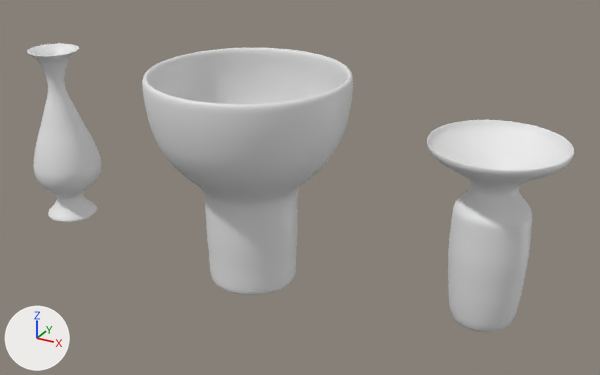
Renders of the Blender file Assets/blenderdamine/vaasid.blend from each side of a commit.
Before and after are seen from a 50 mm lens placed at (21.84, -21.89, 13.9), pointed at (9.48, 0.6, 2.65). The axes (+X, +Y, +Z) are drawn at lower left. The lights are the same throughout.
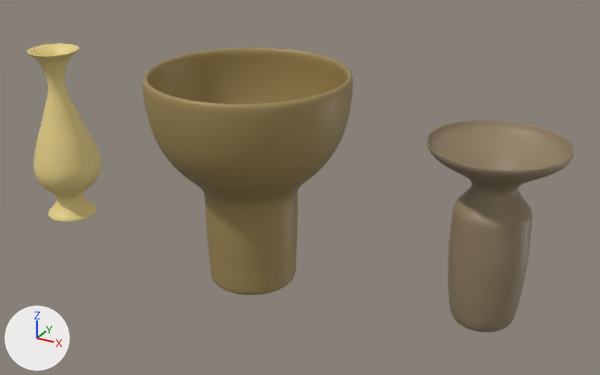
Location of each change, (x1, y1, x2, y2) in pixels of the pictures (600 x 375 px):
'Circle.001', recoloured (grey to brown)
    both: (142, 48, 353, 295)
'Cylinder', recoloured (white to brown)
    both: (427, 120, 574, 332)
'Circle', recoloured (grey to yellow)
    both: (27, 43, 102, 222)

Diff of the bpy script that builds the scene:
```diff
--- a/Assets/blenderdamine/vaasid.blend.py
+++ b/Assets/blenderdamine/vaasid.blend.py
@@ mat_material_002 @@
+mat_material_002 = principled_material('Material.002')
+mat_material_002.base_color = (0.288, 0.217, 0.13)  # brown #928065
@@ mat_material_001 @@
+mat_material_001 = principled_material('Material.001')
+mat_material_001.base_color = (0.346, 0.248, 0.0884)  # brown #9f8854
@@ mat_material @@
+mat_material = principled_material('Material')
+mat_material.base_color = (0.8, 0.644, 0.245)  # yellow #e7d288
@@ me_circle_001 @@
 me_circle_001.from_pydata(...)  # 812 vertices, 784 faces; spans x -1.24..1.31, y -1.28..1.31, z -0.33..6.26
+me_circle_001.materials.append(mat_material)  # yellow #e7d288
@@ me_circle_002 @@
 me_circle_002.from_pydata(...)  # 416 vertices, 385 faces; spans x -3.7..3.59, y -3.65..3.65, z -0.51..7.54
+me_circle_002.materials.append(mat_material_001)  # brown #9f8854
@@ me_cylinder @@
 me_cylinder.from_pydata(...)  # 576 vertices, 545 faces; spans x -2.05..2.05, y -2.05..2.05, z -1.08..4.79
+me_cylinder.materials.append(mat_material_002)  # brown #928065
```
